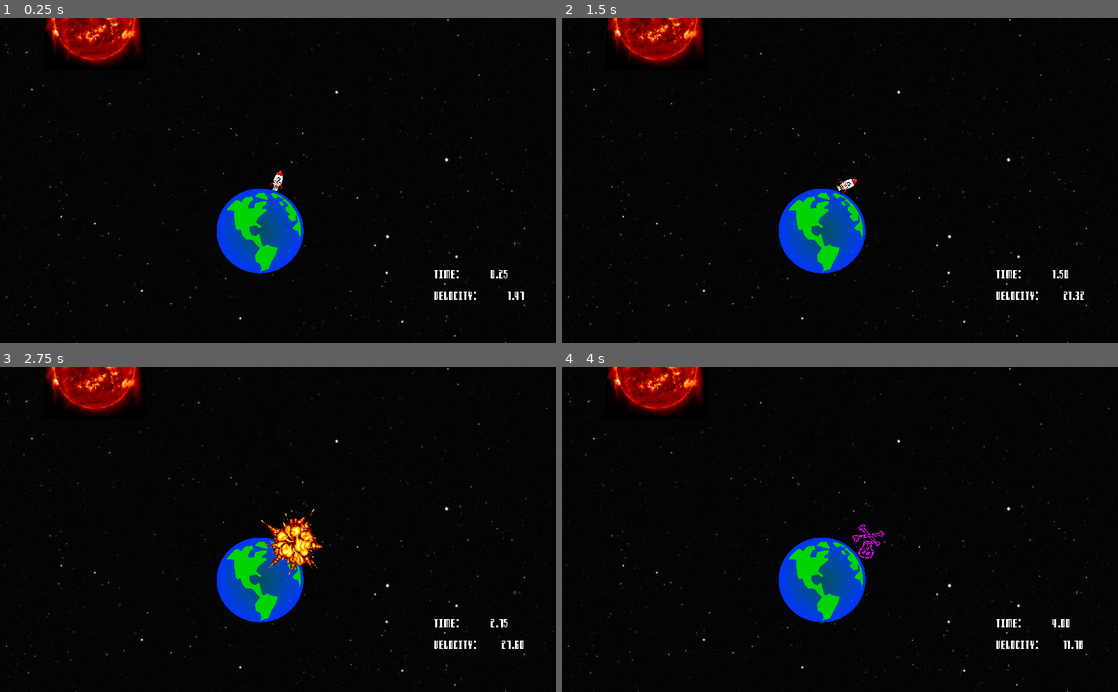
Above: before the commit, frames 1-4 (two rows, left to right).
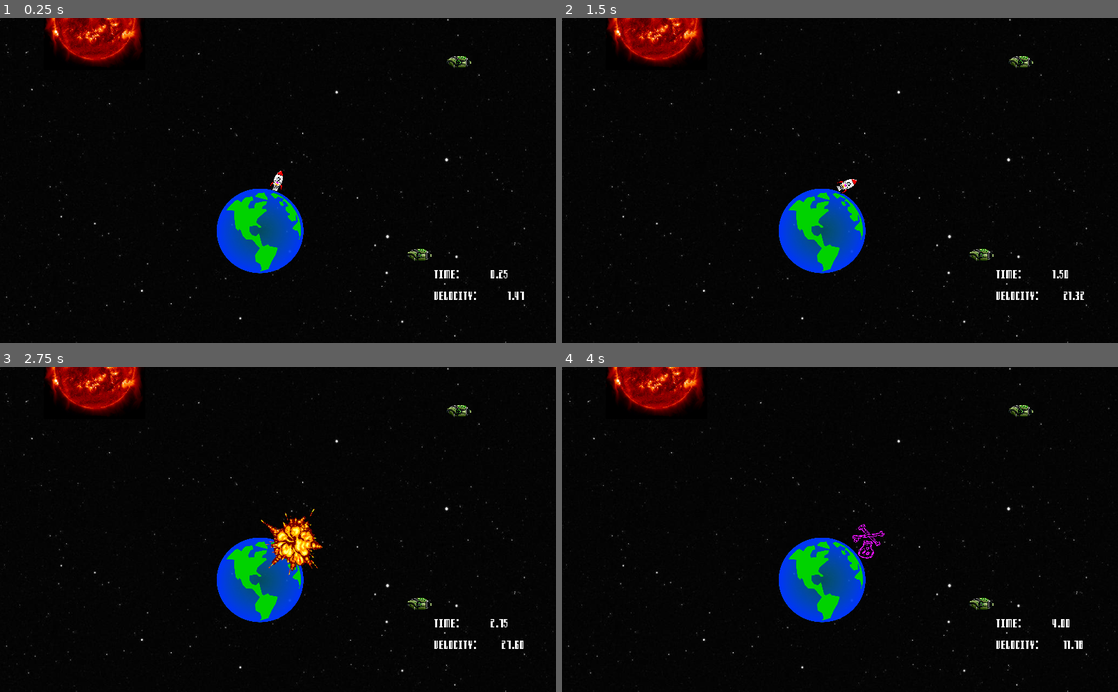
Above: after the commit, the same moments.

Repository: Such-Software/wownero-moon-launch
Game: Godot game, scene res://game/levels/2/Level2.tscn
Same seed, same stepped clock (60 frames per second), same inputs: the game is played once before the commit and once after it. This scene is started directly instead of the project's main scene.
Inputs:
- Up to frame 1 (0.25 s): no input
- Up to frame 2 (1.5 s): hold Right (ui_right) 0.53-1.28 s; hold Left (ui_left) from 1.28 s (still down)
- Up to frame 3 (2.75 s): release Left (ui_left) at 2.03 s; hold Right (ui_right) from 2.03 s (still down)
- Up to frame 4 (4 s): release Right (ui_right) at 2.78 s; hold Down (revthrust) 2.78-3.53 s; hold Left (ui_left) from 3.53 s (still down)

The runs differ from the first frame. In frame 1, 0.2% of the frame differs, in the area x 73-85%, y 11-75%; in frame 2, 0.2%; in frame 3, 0.2%; in frame 4, 0.2%.

Commit message:
added level 2

Diff:
--- a/game/gui/victory/Victory.gd
+++ b/game/gui/victory/Victory.gd
@@ -45,7 +45,6 @@
 	get_node("Label_Score").get_node("AnimationPlayer").seek(0)
 	get_node("Label_Score").show()
 	get_node("Label_Score").get_node("AnimationPlayer").play("scroll")
-#	labeltimer.set_active(true)
 	labeltimer.start()
 	print("label anim started")
 
--- a/game/levels/2/Level2.gd
+++ b/game/levels/2/Level2.gd
@@ -1,14 +1,8 @@
 extends Node2D
 
-var martian = load("res://game/martian/Martian.tscn")
-
 func _ready():
+	globalvar.nowlevel = 2
 	var space = get_world_2d().get_space()
 	Physics2DServer.area_set_param(space, Physics2DServer.AREA_PARAM_GRAVITY, 0)
 	Physics2DServer.area_set_param(space, Physics2DServer.AREA_PARAM_GRAVITY_VECTOR, Vector2(0,1))
 	set_process(true)
-	add_martians()
-
-func add_martians():
-	var m = martian.instance()
-	m.position = $Rocket.position + Vector2(1024,600)
--- a/game/levels/2/Level2.tscn
+++ b/game/levels/2/Level2.tscn
@@ -6,6 +6,7 @@
 [ext_resource path="res://game/rocket/Rocket.tscn" type="PackedScene" id=4]
 [ext_resource path="res://game/levels/2/Level2.gd" type="Script" id=5]
 [ext_resource path="res://game/mars/Mars.tscn" type="PackedScene" id=6]
+[ext_resource path="res://game/martian/Martian.tscn" type="PackedScene" id=7]
 
 [node name="MarsSpace" type="Node2D"]
 script = ExtResource( 5 )
@@ -25,3 +26,18 @@
 rotation = 0.303687
 
 [node name="martians" type="Node2D" parent="."]
+
+[node name="Martian" parent="martians" instance=ExtResource( 7 )]
+position = Vector2( 597, 436 )
+
+[node name="Martian2" parent="martians" instance=ExtResource( 7 )]
+position = Vector2( 670, 80 )
+
+[node name="Martian3" parent="martians" instance=ExtResource( 7 )]
+position = Vector2( 900, 358 )
+
+[node name="Martian4" parent="martians" instance=ExtResource( 7 )]
+position = Vector2( 1286, 140 )
+
+[node name="Martian5" parent="martians" instance=ExtResource( 7 )]
+position = Vector2( 1016, -200 )
--- a/game/mars/Mars.gd
+++ b/game/mars/Mars.gd
@@ -1,4 +1,4 @@
 extends KinematicBody2D
 
 func _physics_process(delta):
-	move_and_slide(Vector2(1,1))
+	move_and_slide(Vector2(0.8,0.8))
--- a/game/mars/Mars.tscn
+++ b/game/mars/Mars.tscn
@@ -10,6 +10,7 @@
 radius = 180.0
 
 [node name="Mars" type="KinematicBody2D"]
+collision_layer = 2
 script = ExtResource( 2 )
 
 [node name="Sprite" type="Sprite" parent="."]
@@ -19,7 +20,12 @@
 [node name="MarsCollision" type="CollisionShape2D" parent="."]
 shape = SubResource( 1 )
 
-[node name="GravityArea" type="Area2D" parent="."]
+[node name="Area2D" type="Area2D" parent="."]
+space_override = 1
+gravity_point = true
+gravity = 40.0
+linear_damp = 0.0
+angular_damp = 0.0
 
-[node name="GravityCollision" type="CollisionShape2D" parent="GravityArea"]
+[node name="CollisionShape2D" type="CollisionShape2D" parent="Area2D"]
 shape = SubResource( 2 )
--- /dev/null
+++ b/game/martian/Martian.gd
@@ -0,0 +1,27 @@
+extends KinematicBody2D
+
+onready var p = get_node("../../Rocket")
+var motion = Vector2.ZERO
+export var speed = 40
+var follow = false
+
+
+func _physics_process(delta):
+	if follow == true:
+		$Ship/AnimatedSprite.show()
+		motion = position.direction_to(p.position) * speed
+		look_at(p.position)
+	else:
+		motion = Vector2.ZERO
+		$Ship/AnimatedSprite.hide()
+	motion = move_and_slide(motion)
+
+
+func _on_detectArea_body_entered(body):
+	if body.name == "Rocket":
+		follow = true
+
+
+func _on_detectArea_body_exited(body):
+	if body.name == "Rocket":
+		follow = false
--- a/game/martian/Martian.tscn
+++ b/game/martian/Martian.tscn
@@ -1,10 +1,11 @@
-[gd_scene load_steps=8 format=2]
+[gd_scene load_steps=10 format=2]
 
 [ext_resource path="res://art/Ship1/Ship1.png" type="Texture" id=1]
 [ext_resource path="res://art/Ship1/Exhaust/Normal_flight/Exhaust1/exhaust2.png" type="Texture" id=2]
 [ext_resource path="res://art/Ship1/Exhaust/Normal_flight/Exhaust1/exhaust4.png" type="Texture" id=3]
 [ext_resource path="res://art/Ship1/Exhaust/Normal_flight/Exhaust1/exhaust3.png" type="Texture" id=4]
 [ext_resource path="res://art/Ship1/Exhaust/Normal_flight/Exhaust1/exhaust1.png" type="Texture" id=5]
+[ext_resource path="res://game/martian/Martian.gd" type="Script" id=6]
 
 [sub_resource type="SpriteFrames" id=2]
 animations = [ {
@@ -15,21 +16,38 @@
 } ]
 
 [sub_resource type="CapsuleShape2D" id=1]
-radius = 13.0
+radius = 14.7499
 height = 34.0
 
+[sub_resource type="CircleShape2D" id=3]
+radius = 206.254
+
 [node name="Martian" type="KinematicBody2D"]
+scale = Vector2( 0.8, 0.8 )
+collision_layer = 4
+script = ExtResource( 6 )
+speed = 30
 
-[node name="AnimatedSprite" type="AnimatedSprite" parent="."]
+[node name="Ship" type="Sprite" parent="."]
+texture = ExtResource( 1 )
+
+[node name="AnimatedSprite" type="AnimatedSprite" parent="Ship"]
+visible = false
 position = Vector2( -41, 1 )
 frames = SubResource( 2 )
 animation = "exhaust"
+frame = 3
 playing = true
-
-[node name="Ship" type="Sprite" parent="."]
-texture = ExtResource( 1 )
 
 [node name="martianCollision" type="CollisionShape2D" parent="."]
 position = Vector2( -1, -1 )
 rotation = 1.5708
 shape = SubResource( 1 )
+
+[node name="detectArea" type="Area2D" parent="."]
+
+[node name="CollisionShape2D" type="CollisionShape2D" parent="detectArea"]
+shape = SubResource( 3 )
+
+[connection signal="body_entered" from="detectArea" to="." method="_on_detectArea_body_entered"]
+[connection signal="body_exited" from="detectArea" to="." method="_on_detectArea_body_exited"]
--- a/game/moon/Moon.tscn
+++ b/game/moon/Moon.tscn
@@ -10,6 +10,7 @@
 radius = 100.0
 
 [node name="Moon" type="KinematicBody2D"]
+collision_layer = 2
 script = ExtResource( 1 )
 
 [node name="Sprite" type="Sprite" parent="."]
--- a/game/rocket/rocket.gd
+++ b/game/rocket/rocket.gd
@@ -74,7 +74,7 @@
 		#print(i.get_name())
 		if (get_linear_velocity().length() > crashspeed and i.get_name() != "Rocket"):
 			death()
-		if(i.get_name() == "Moon" and get_linear_velocity().length() < landingspeed and flagplaced == false and landattemptnow == false):
+		if((i.get_name() == "Moon" or i.get_name() == "Mars")  and get_linear_velocity().length() < landingspeed and flagplaced == false and landattemptnow == false):
 			#print("LANDED!")
 			moonland()
 	if !moontimer.is_stopped() and footoverlaps.size() < 2:
@@ -91,11 +91,7 @@
 	$ExplosionSound.play()
 	get_node("SkullSprite").show()
 	set_process(false)
-#	deathtimer.active
-#	Timer
 	deathtimer.start()
-	#while(deathtimer.get_wait_time() > 0.1):
-	#print(deathtimer.get_wait_time())
 
 func moonland():
 	print("START MOONLAND")
@@ -106,8 +102,7 @@
 	moontimer.start()
 
 func flagplanted():
-	globalvar.finaltime = get_node("../../MoonSpace/CanvasLayer/TimeLabel").get('time')
-	#finaltime = get_node("../../CanvasLayer/TimeLabel").time
+	globalvar.finaltime = get_node("../CanvasLayer").get_node("TimeLabel").get('time')
 	flagplaced = true
 	print("FLAG PLACED")
 	#get_tree().get_root().set_disable_input(false)
Not shown: 1 places in game/levels/2/Level2.tscn that only renumber resources
